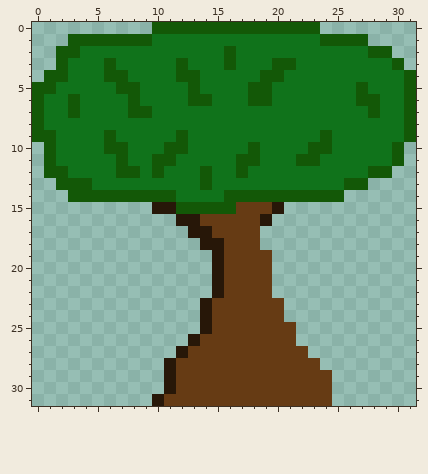
File history of a pixel-art sprite, client/res/gfx/tree/alive.png. Above, as it was before the edit.
The file is 32x32 pixels.
Once edited:
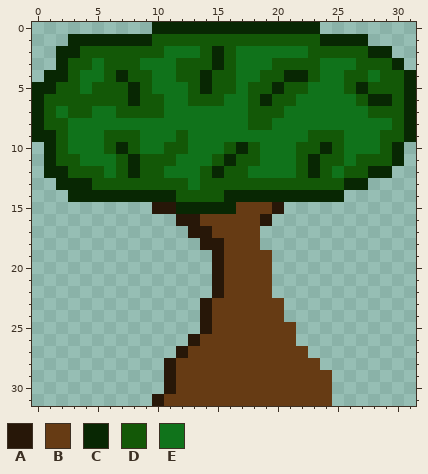
Palette (. is transparent): A #271708  B #663b14  C #082703  D #135807  E #10731b
From old to new:
Changed rows in their new state; - is an unchanged pixel.
first column x 0:
 0 ----------CCCCCCCCCCCCCC--------
 1 ---CCCCCCCDDDDDDDDDDDDDDCCCC----
 2 --CCDDDDDDD---DC-------DDDDDCC--
 3 --CDD--DD----DDC------DD---DDDC-
 4 -CCD---CDD----CDD----CCD--DD-DDC
 5 CCDD-DD-CD----CDD---CDD---DCDDDC
 6 CDD-DDDDCDD----D---CDD------CCDC
 7 CD--D--D--D-------DDD--------DDC
 8 CDD---------------DD----------DC
 9 CCD----DD--------------D-D---DDC
10 -CD----CD-------DC----D-CD---DC-
11 -CDD----CD-----DC------CDD-DDDC-
12 -CCDDD--CD-----CD-----DCD-DDCC--
13 --CCCDDDDDDDD--DDDDDDDDDDDCC----
14 ---CCCCCCCCCDDDDCCCCCCCCCC------
15 ------------CCCCC---------------
Changed places in both pictures, as pixel boxes (x1, y1, x2, y2):
changed: (32, 22, 416, 214)
